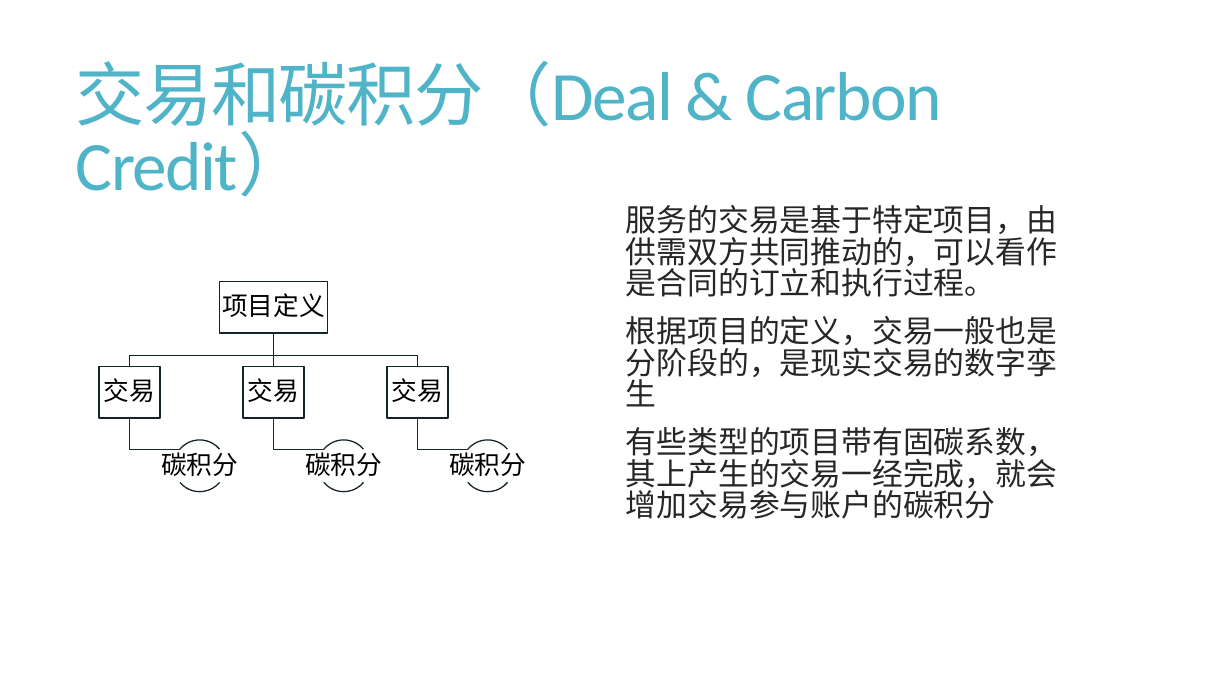
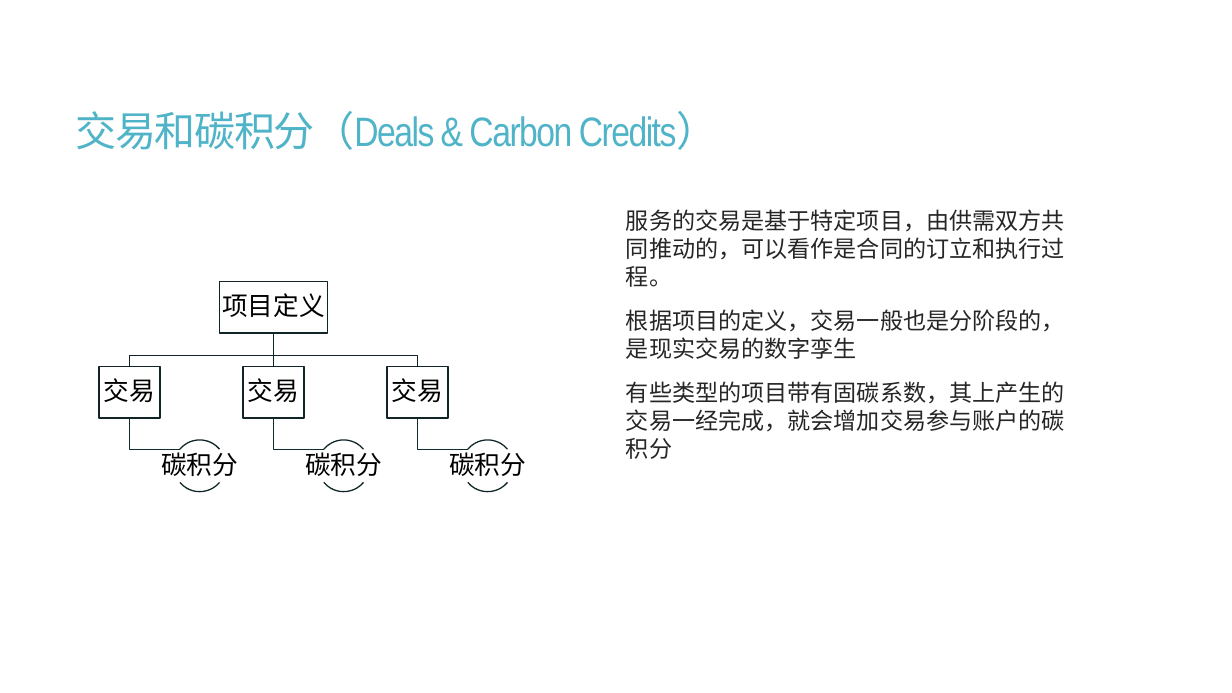
Before and after one commit to calcyu/chainway, a slide deck: slide 20 of Docs/城乡振兴元宇宙.pptx (slide 24 before the commit). Drawn at 1232x693 pixels with LibreOffice and Linux fonts; fonts in the diff are those of the drawing. Boxes give left, top, right and bottom in pixels: in the first picture for what was removed or moved away, otherwise in the second. Text is boxed around its words. In the diff, an @@ line names an element or a change of style, - is before the commit and + after.

```diff
--- a/Docs/城乡振兴元宇宙.pptx
+++ b/Docs/城乡振兴元宇宙.pptx
@@ title at [76, 111, 718, 150]: text changed; size 54 to 32 pt; font Calibri to Arial Narrow @@
-交易和碳积分（Deal & Carbon Credit）
+交易和碳积分（Deals & Carbon Credits）
@@ text "服务的交易是基于特定项目，由供需双方共同推动的，可以看作是合同的订立和执行过程。" at [626, 209, 1065, 459]: size 24 to 18 pt, font Calibri to Noto Sans CJK SC; line spacing 0.85 to 1 @@
```
Also in this commit, not shown: 13 other slides changed, 5 slides added, 11 slides removed, 28 other files.
